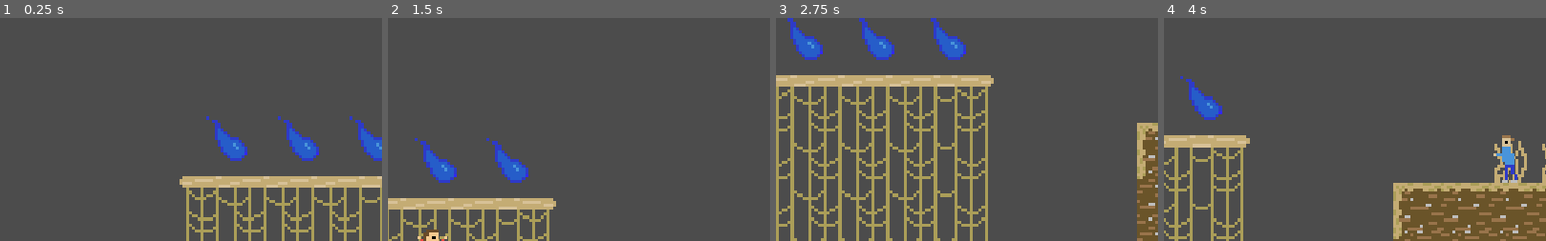
Above: before the commit, frames 1-4 (left to right).
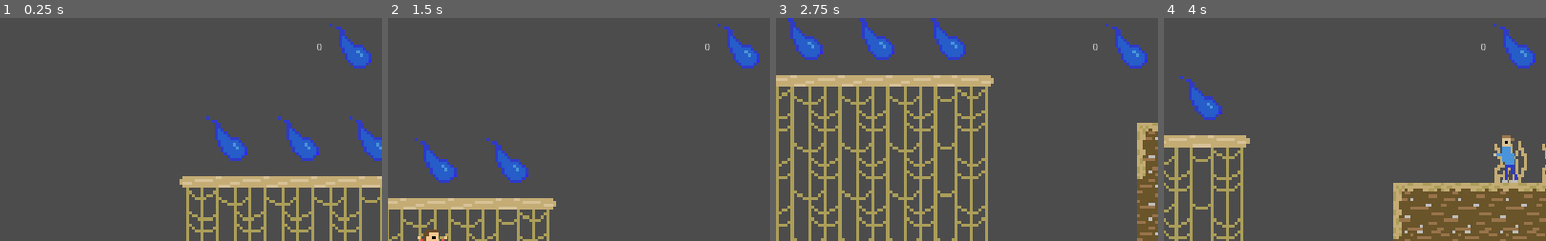
Above: after the commit, the same moments.

Repository: DucksAreMammals/WaterCollector
Game: Godot game, scene res://Scenes/Levels/1-1.tscn
Same seed, same stepped clock (60 frames per second), same inputs: the game is played once before the commit and once after it.
Inputs:
- Up to frame 1 (0.25 s): no input
- Up to frame 2 (1.5 s): hold X (run) 0.53-1.28 s; hold Right (right) from 0.53 s (still down); tap C (jump) at 0.77 s; tap X (run) at 1.35 s
- Up to frame 3 (2.75 s): tap C (jump) at 1.52 s; release Right (right) at 2.03 s; hold Left (left) from 2.03 s (still down); hold X (run) from 2.03 s (still down)
- Up to frame 4 (4 s): release Left (left) at 2.78 s; release X (run) at 2.78 s; hold Right (right) from 2.78 s (still down); tap X (run) at 2.85 s; tap C (jump) at 3.02, 3.77 s; hold X (run) from 3.53 s (still down)
The pictures show only the part of the screen within x 50-100%, y 0-50%; the shares and areas given below are measured in that part.

The runs differ from the first frame. In frame 1, 0.9% of the frame differs, in the area x 83-98%, y 2-23%; in frame 2, 0.9%; in frame 3, 0.9%; in frame 4, 0.9%.

Commit message:
Added collection of the water and probably some other stuff

Diff:
--- a/Scenes/Levels/1-1.tscn
+++ b/Scenes/Levels/1-1.tscn
@@ -9,6 +9,12 @@
 
 [sub_resource type="RectangleShape2D" id=1]
 extents = Vector2( 4.94978, 57.3535 )
+
+[sub_resource type="RectangleShape2D" id=2]
+extents = Vector2( 96, 434.5 )
+
+[sub_resource type="RectangleShape2D" id=3]
+extents = Vector2( 2153.25, 157 )
 
 [node name="Node2D" type="Node2D"]
 position = Vector2( 1, 0 )
@@ -69,6 +75,16 @@
 [node name="Drop3" parent="Level" instance=ExtResource( 6 )]
 position = Vector2( 575, 208 )
 
+[node name="DeathPlane" type="Area2D" parent="Level"]
+
+[node name="CollisionShape2D" type="CollisionShape2D" parent="Level/DeathPlane"]
+position = Vector2( -561, -368 )
+shape = SubResource( 2 )
+
+[node name="CollisionShape2D2" type="CollisionShape2D" parent="Level/DeathPlane"]
+position = Vector2( 5599, 1280 )
+shape = SubResource( 3 )
+
 [node name="Drop" parent="." instance=ExtResource( 6 )]
 position = Vector2( 2719, 96 )
 
@@ -86,3 +102,5 @@
 
 [node name="Drop6" parent="." instance=ExtResource( 6 )]
 position = Vector2( 2847, 32 )
+
+[connection signal="body_entered" from="Level/DeathPlane" to="Player" method="_on_DeathPlane_body_entered"]
--- a/Scenes/Player.tscn
+++ b/Scenes/Player.tscn
@@ -1,11 +1,11 @@
-[gd_scene load_steps=7 format=2]
+[gd_scene load_steps=8 format=2]
 
 [ext_resource path="res://Animation/PlayerAnimation.tres" type="SpriteFrames" id=1]
 [ext_resource path="res://Scripts/Player.gd" type="Script" id=2]
 [ext_resource path="res://Scripts/Camera.gd" type="Script" id=3]
 [ext_resource path="res://Sprites/HeartFull.png" type="Texture" id=4]
-
-[sub_resource type="ImageTexture" id=2]
+[ext_resource path="res://Sprites/Water Drop.png" type="Texture" id=5]
+[ext_resource path="res://Sprites/HeartEmpty.png" type="Texture" id=6]
 
 [sub_resource type="RectangleShape2D" id=1]
 extents = Vector2( 2, 8 )
@@ -15,7 +15,8 @@
 z_index = 10
 collision_mask = 3
 script = ExtResource( 2 )
-full_heart = SubResource( 2 )
+full_heart = ExtResource( 4 )
+empty_heart = ExtResource( 6 )
 
 [node name="AnimatedSprite" type="AnimatedSprite" parent="."]
 frames = ExtResource( 1 )
@@ -70,3 +71,22 @@
 position = Vector2( 184, 40 )
 scale = Vector2( 4, 4 )
 texture = ExtResource( 4 )
+
+[node name="WaterDrop" type="Sprite" parent="UI"]
+position = Vector2( 982, 40 )
+scale = Vector2( 4, 4 )
+texture = ExtResource( 5 )
+
+[node name="WaterDropCount" type="Label" parent="UI"]
+margin_left = 880.0
+margin_top = 8.0
+margin_right = 944.0
+margin_bottom = 72.0
+grow_horizontal = 0
+grow_vertical = 0
+text = "0"
+align = 2
+valign = 1
+__meta__ = {
+"_edit_use_anchors_": false
+}
--- a/Scripts/Camera.gd
+++ b/Scripts/Camera.gd
@@ -3,7 +3,7 @@
 var default_shake_amount := 5.0
 var default_shake_speed := 0.00008
 var default_shake_decay := 10.0
-var default_max_roll := 0.02
+var default_max_roll := 0.0
 var default_max_offset := 10.0
 
 var shake_amount := 0.0
--- a/Scripts/Enemy.gd
+++ b/Scripts/Enemy.gd
@@ -35,7 +35,7 @@
 
 	velocity = move_and_slide_with_snap(velocity, snapping, Vector2.UP, true)
 
-func _process(delta):
+func _process(_delta):
 	_change_animation()
 
 func _change_animation():
--- a/Scripts/Player.gd
+++ b/Scripts/Player.gd
@@ -28,6 +28,8 @@
 
 var jump_continue := 0.0
 
+var water_count := 0
+
 onready var passthrough_raycast_down_left = $PassthroughRaycastDownLeft
 onready var passthrough_raycast_down_right = $PassthroughRaycastDownRight
 onready var passthrough_raycast_up_left = $PassthroughRaycastUpLeft
@@ -49,6 +51,8 @@
 
 	if invincible_until > OS.get_ticks_usec():
 		var time_left = invincible_until - OS.get_ticks_usec()
+# I don't know how to fix this so I'm ignoring it. Hopefully it doesn't break things
+# warning-ignore:integer_division
 		visible = int(time_left) % time_between_invincibility_blinks < time_between_invincibility_blinks / 2
 
 func _physics_process(delta: float) -> void:
@@ -166,12 +170,12 @@
 		_update_health()
 
 func _update_health():
-	$UI/Heart3.visible = health >= 3
-	$UI/Heart2.visible = health >= 2
-	$UI/Heart1.visible = health >= 1
+	$UI/Heart3.texture = full_heart if health >= 3 else empty_heart
+	$UI/Heart2.texture = full_heart if health >= 2 else empty_heart
+	$UI/Heart1.texture = full_heart if health >= 1 else empty_heart
 
 func _die():
-	visible = false
+	queue_free()
 
 func collect(type):
 	match type:
@@ -181,7 +185,14 @@
 			_collect_drop()
 
 func _collect_drop():
-	print("Collect!")
+	water_count += 1
+	$UI/WaterDropCount.text = str(water_count)
 
 func _collect_end():
 	print("You win!")
+
+func _on_DeathPlane_body_entered(body):
+	if body == self:
+		health = 0
+		_update_health()
+		_die()
--- a/project.godot
+++ b/project.godot
@@ -77,26 +77,31 @@
 right={
 "deadzone": 0.5,
 "events": [ Object(InputEventKey,"resource_local_to_scene":false,"resource_name":"","device":0,"alt":false,"shift":false,"control":false,"meta":false,"command":false,"pressed":false,"scancode":16777233,"physical_scancode":0,"unicode":0,"echo":false,"script":null)
+, Object(InputEventJoypadButton,"resource_local_to_scene":false,"resource_name":"","device":0,"button_index":14,"pressure":0.0,"pressed":false,"script":null)
  ]
 }
 left={
 "deadzone": 0.5,
 "events": [ Object(InputEventKey,"resource_local_to_scene":false,"resource_name":"","device":0,"alt":false,"shift":false,"control":false,"meta":false,"command":false,"pressed":false,"scancode":16777231,"physical_scancode":0,"unicode":0,"echo":false,"script":null)
+, Object(InputEventJoypadButton,"resource_local_to_scene":false,"resource_name":"","device":0,"button_index":15,"pressure":0.0,"pressed":false,"script":null)
  ]
 }
 jump={
 "deadzone": 0.5,
 "events": [ Object(InputEventKey,"resource_local_to_scene":false,"resource_name":"","device":0,"alt":false,"shift":false,"control":false,"meta":false,"command":false,"pressed":false,"scancode":67,"physical_scancode":0,"unicode":0,"echo":false,"script":null)
+, Object(InputEventJoypadButton,"resource_local_to_scene":false,"resource_name":"","device":0,"button_index":0,"pressure":0.0,"pressed":false,"script":null)
  ]
 }
 run={
 "deadzone": 0.5,
 "events": [ Object(InputEventKey,"resource_local_to_scene":false,"resource_name":"","device":0,"alt":false,"shift":false,"control":false,"meta":false,"command":false,"pressed":false,"scancode":88,"physical_scancode":0,"unicode":0,"echo":false,"script":null)
+, Object(InputEventJoypadButton,"resource_local_to_scene":false,"resource_name":"","device":0,"button_index":2,"pressure":0.0,"pressed":false,"script":null)
  ]
 }
 down={
 "deadzone": 0.5,
 "events": [ Object(InputEventKey,"resource_local_to_scene":false,"resource_name":"","device":0,"alt":false,"shift":false,"control":false,"meta":false,"command":false,"pressed":false,"scancode":0,"physical_scancode":16777234,"unicode":0,"echo":false,"script":null)
+, Object(InputEventJoypadButton,"resource_local_to_scene":false,"resource_name":"","device":0,"button_index":13,"pressure":0.0,"pressed":false,"script":null)
  ]
 }
 
Not shown: 1 places in Scenes/Levels/1-1.tscn that only renumber resources
